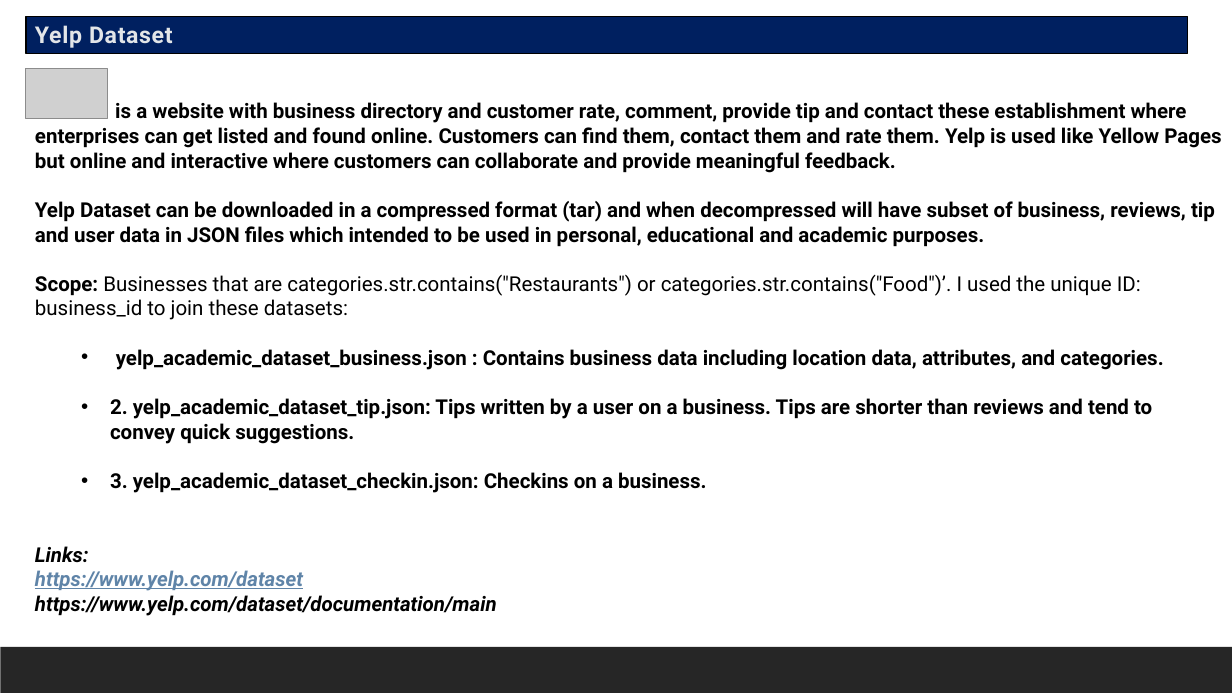
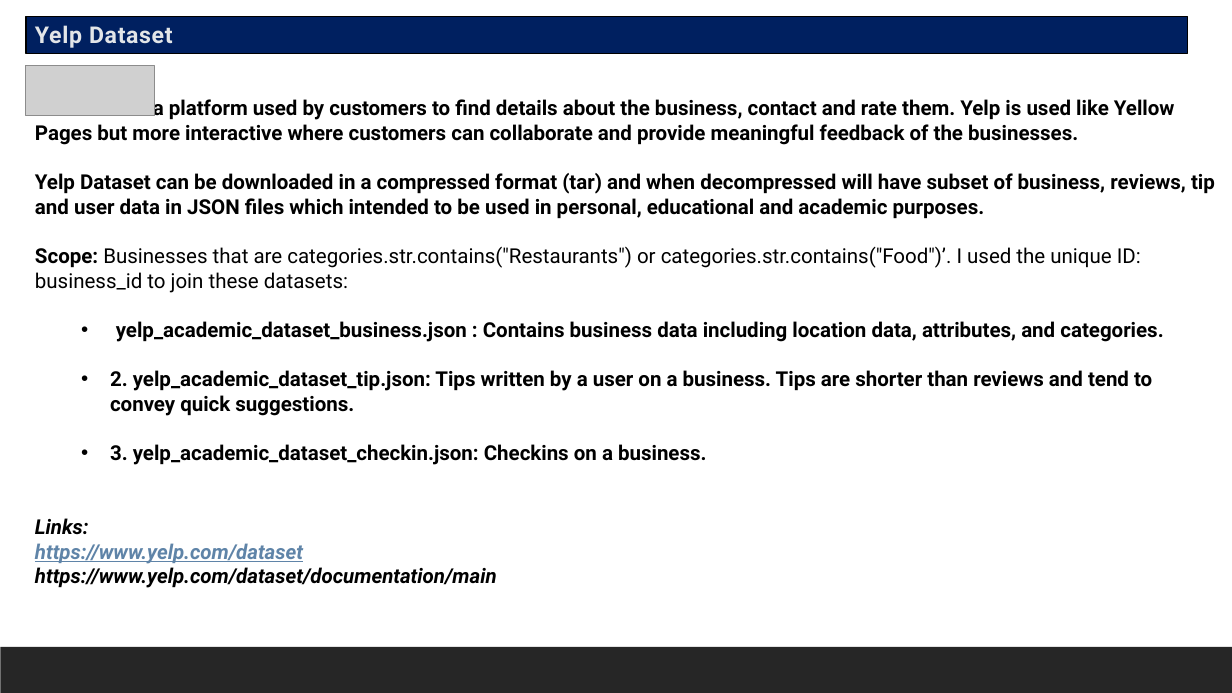
Before and after one commit to Tutay0913JP/DSC530, a slide deck: slide 2 of ParJanineDSC530-T303Week12_YelpDataset.pptx. Drawn at 1232x693 pixels with LibreOffice and Linux fonts; fonts in the diff are those of the drawing; grey boxes stand for pictures. Boxes give left, top, right and bottom in pixels: in the first picture for what was removed or moved away, otherwise in the second. Text is boxed around its words. In the diff, an @@ line names an element or a change of style, - is before the commit and + after.

```diff
--- a/ParJanineDSC530-T303Week12_YelpDataset.pptx
+++ b/ParJanineDSC530-T303Week12_YelpDataset.pptx
@@ picture resized from (x1=26, y1=68, x2=107, y2=118) to (x1=26, y1=66, x2=154, y2=116) @@
@@ text at (x1=35, y1=96, x2=1175, y2=145): text changed @@
-is a website with business directory and customer rate, comment, provide tip and contact these establishment where enterprises can get listed and found online. Customers can find them, contact them and rate them. Yelp is used like Yellow Pages but online and interactive where customers can collaborate and provide meaningful feedback.
+is a platform used by customers to find details about the business, contact and rate them. Yelp is used like Yellow Pages but more interactive where customers can collaborate and provide meaningful feedback of the businesses.
```
Also in this commit, not shown: 2 other slides changed, 13 slides added, 9 slides removed.
